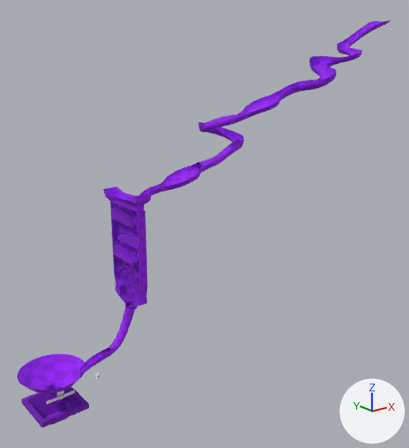
An edit to the Blender file godot/games/marbles/maps/gumball-map1.blend, drawn before and after from the same camera.
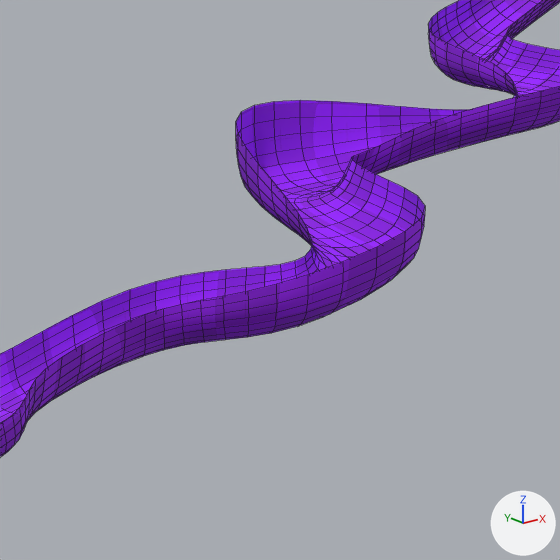
Each version appears first whole from a camera (50 mm lens) standing at (-49.2, -119.7, 84.6) and looking at (50.4, 4.8, 34.8), and next in a close-up on the part from 67% to 87% of the width and 9% to 27% of the height. The axes (+X, +Y, +Z) are drawn at lower right. The lights are the same throughout. The older version's two pictures come first. The close-ups show mesh edges as thin lines.

In view in the first close-up: 'Plane-col'.
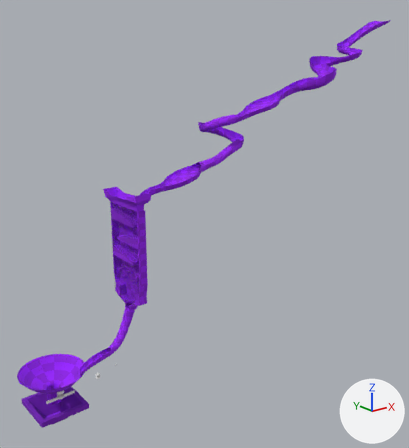
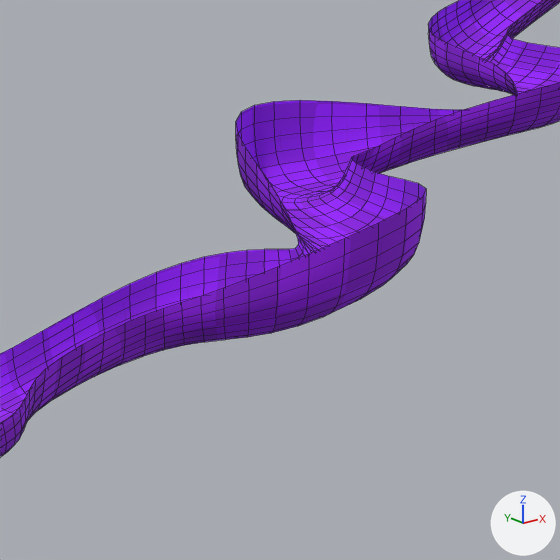
Where the change shows, as pixel boxes (x1, y1, x2, y2) in the close-ups (560 x 560 px; the box of a moved part takes in the faces that stretch with it):
part 1 of me_plane_001, moved or reshaped
    before: (102, 40, 560, 333)
    after: (102, 39, 560, 333)

Patch to the scene script:
```diff
--- a/godot/games/marbles/maps/gumball-map1.blend.py
+++ b/godot/games/marbles/maps/gumball-map1.blend.py
@@ me_plane_001 @@
 me_plane_001.from_pydata(...)  # 210 vertices, 169 faces; spans x -44.5..17.7, y -5.7..8.9, z -13.3..6.1
 # used by ob_plane_col; location = (96.29, -3.33, 79.21); rotation_euler = (0.0, -0.139, 0.0), in degrees (0, -8, 0); scale = (1.67, 1.67, 1.67)
 # before: 48 (-1.2, -4.8, 2.1), 49 (3.9, -2.5, 2.2), 68 (1.5, -4.9, 2.2)
-me_plane_001.vertices[36].co = (-7.2, -2.6, -0.9)
-me_plane_001.vertices[42].co = (-8.3, -2.3, -1.1)
-me_plane_001.vertices[47].co = (-5.9, -5.7, -0.1)
-me_plane_001.vertices[53].co = (-10.5, -4.5, -1.1)
-me_plane_001.vertices[57].co = (-8.8, -0.1, -1.2)
+# me_plane_001 part 1
+for i in [48, 49, 68]: me_plane_001.vertices[i].co += Vector((0.0, 0.0, 0.1))
+me_plane_001.vertices[36].co = (-6.8, -1.6, -1.0)
+me_plane_001.vertices[42].co = (-8.3, -2.3, -0.7)
+me_plane_001.vertices[47].co = (-5.8, -5.7, 0.5)
+me_plane_001.vertices[53].co = (-10.5, -4.5, -0.5)
+me_plane_001.vertices[57].co = (-8.7, -0.1, -0.7)
 me_plane_001.materials.append(mat_baseslidematerial)
```
